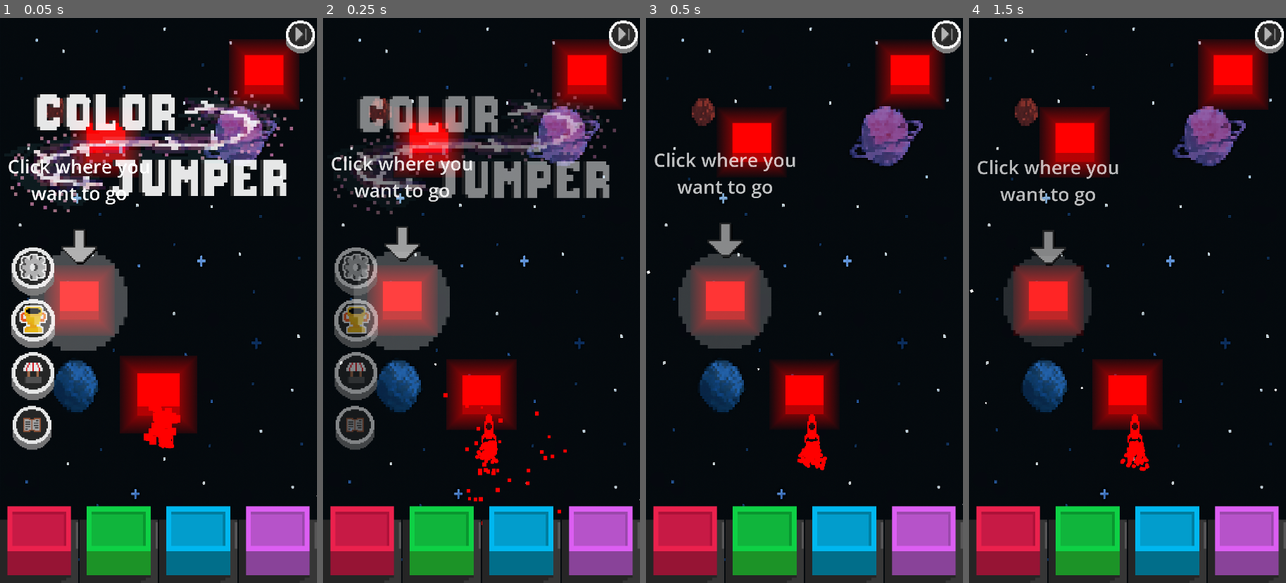
Above: before the commit, frames 1-4 (left to right).
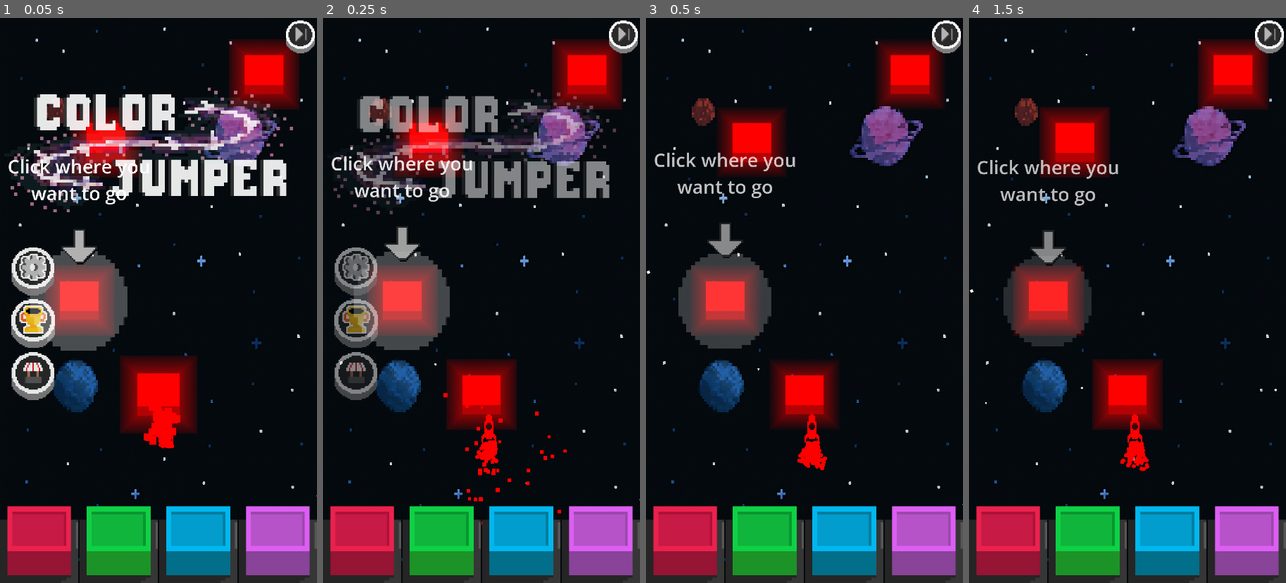
Above: after the commit, the same moments.

Repository: Xavier-Royer/Color-Jumper
Game: Godot game, scene res://Main.tscn
Same seed, same stepped clock (60 frames per second), same inputs: the game is played once before the commit and once after it.
Inputs (mouse positions are in pixels of both pictures, inside the frame that each line leads up to):
- Up to frame 1 (0.05 s): no input
- Up to frame 2 (0.25 s): no input
- Up to frame 3 (0.5 s): no input
- Up to frame 4 (1.5 s): move the mouse to (1197, 272) at 0.52 s; press the mouse at (1197, 272) at 0.53 s; release the mouse at (1197, 272) at 1.25 s; drag from (1064, 328) to (1127, 396) at 1.27 s

The runs differ from the first frame. In frame 1, 0.8% of the frame differs, in the area x 4-17%, y 68-77%; in frame 2, 0.5%; in frame 3, nothing differs; in frame 4, nothing differs.

Commit message:
player not jumping bug fix

Diff:
--- a/game_screen.gd
+++ b/game_screen.gd
@@ -893,10 +893,12 @@
 	$UI/Settings.mouse_filter = 1 #Passthrough
 	$UI/Leaderboard.mouse_filter = 1 #Passthrough
 	$UI/Shop.mouse_filter = 1 #Passthrough
+	$UI/StartTutorial.mouse_filter = 1
 	tween.tween_property($UI/Settings, "modulate:a", 0.0, 0.5)
 	tween.tween_property($UI/Leaderboard, "modulate:a", 0.0, 0.5)
 	tween.tween_property($UI/Shop, "modulate:a", 0.0, 0.5)
 	tween.tween_property($UI/StartTutorial, "modulate:a", 0.0, 0.5)
+	$UI/StartTutorial.hide()
 
 
 func tutorialOver():
Not shown, changed: Color Jumper Tutorial Update.apk
Not shown, changed: Color Jumper Tutorial Update.apk.idsig
